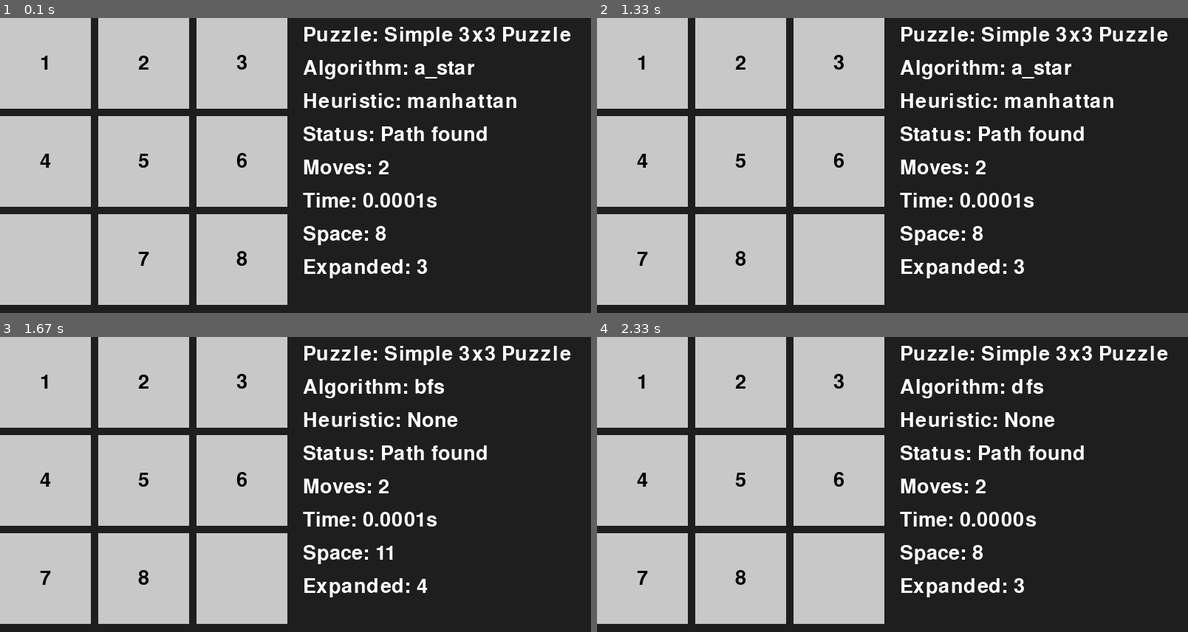
Above: before the commit, frames 1-4 (two rows, left to right).
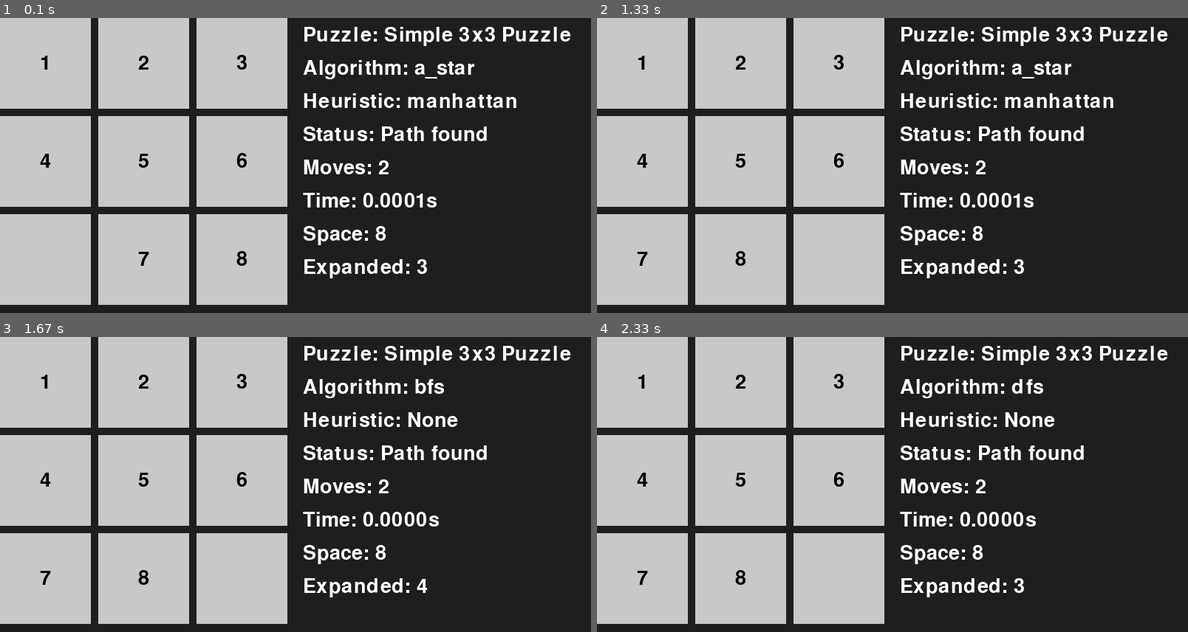
Above: after the commit, the same moments.

Repository: DangDecTen/ai-lab-slidingtilepuzzle
Game: pygame game, started from gui.py
Same seed, same stepped clock (60 frames per second), same inputs: the game is played once before the commit and once after it.
Inputs:
- Up to frame 1 (0.1 s): no input
- Up to frame 2 (1.33 s): hold Right 0.33-0.8 s; hold Right 0.83-1.3 s; tap Space at 0.9, 1.2 s
- Up to frame 3 (1.67 s): hold Left from 1.33 s (still down); tap Space at 1.4 s
- Up to frame 4 (2.33 s): tap Space at 1.7, 1.97, 2.27 s; release Left at 1.87 s; hold Left 1.9-2.3 s

Frames 1-2 are identical in both runs. In frame 3, 0.2% of the frame differs, in the area x 63-75%, y 59-76%; in frame 4, nothing differs.

Commit message:
Add report.py

Diff:
--- a/algorithms/bfs.py
+++ b/algorithms/bfs.py
@@ -9,35 +9,33 @@
     frontier = [Node(initial_state)]
     visited.add(tuple(initial_state))
 
-    max_frontier_size = 1
     nodes_expanded = 0
 
     while frontier:
         node = frontier.pop(0)
         nodes_expanded += 1
 
-        if node.state == goal_state:
-            return {
-                "status": "Path found",
-                "solution_path": node.extract_path(),
-                "solution_length": len(node.extract_path()),
-                "time_taken": round(time.perf_counter() - start_time, 6),
-                "space_used": max(max_frontier_size, len(visited)),
-                "nodes_expanded": nodes_expanded
-            }
-
         for action, new_state in get_neighbors(node.state, size):
             if tuple(new_state) not in visited:
                 visited.add(tuple(new_state))
+
+                if node.state == goal_state:
+                    return {
+                        "status": "Path found",
+                        "solution_path": node.extract_path(),
+                        "solution_length": len(node.extract_path()),
+                        "time_taken": round(time.perf_counter() - start_time, 6),
+                        "space_used": len(visited),
+                        "nodes_expanded": nodes_expanded
+                    }
+
                 frontier.append(Node(new_state, parent=node, action=action, depth=node.depth+1))
-
-        max_frontier_size = max(max_frontier_size, len(frontier) + len(visited))
 
     return {
         "status": "No path",
         "solution_path": [],
         "solution_length": 0,
         "time_taken": round(time.perf_counter() - start_time, 6),
-        "space_used": max_frontier_size,
+        "space_used": 0,
         "nodes_expanded": nodes_expanded
     }
--- a/data/output/simple_3x3_bfs.json
+++ b/data/output/simple_3x3_bfs.json
@@ -31,7 +31,7 @@
         "R"
     ],
     "solution_length": 2,
-    "time_taken": 5.8e-05,
-    "space_used": 11,
+    "time_taken": 4.1e-05,
+    "space_used": 8,
     "nodes_expanded": 4
 }
--- /dev/null
+++ b/data/report.csv
@@ -0,0 +1,5 @@
+puzzle_name      , size, algorithm, heuristic, status    , solution_length, time_taken, space_used, nodes_expanded
+Simple 3x3 Puzzle,    3, a_star   , manhattan, Path found,               2, 7.4e-05   ,          8,              3
+Simple 3x3 Puzzle,    3, bfs      ,          , Path found,               2, 5.8e-05   ,         11,              4
+Simple 3x3 Puzzle,    3, dfs      ,          , Path found,               2, 3.2e-05   ,          8,              3
+Unsolvable Puzzle,    3, bfs      ,          , Unsolvable,               0, 0         ,          0,              0
--- /dev/null
+++ b/report.py
@@ -0,0 +1,41 @@
+# report.py
+import os
+import json
+import csv
+
+OUTPUT_DIR = os.path.join("data", "output")
+REPORT_FILE = "data/report.csv"
+
+HEADERS = [
+    "puzzle_name", "size", "algorithm", "heuristic", "status",
+    "solution_length", "time_taken", "space_used", "nodes_expanded"
+]
+
+def load_outputs():
+    reports = []
+    for filename in os.listdir(OUTPUT_DIR):
+        if filename.endswith(".json"):
+            filepath = os.path.join(OUTPUT_DIR, filename)
+            with open(filepath, 'r') as f:
+                data = json.load(f)
+                report = {key: data.get(key, None) for key in HEADERS}
+                reports.append(report)
+    return reports
+
+def write_csv(reports):
+    os.makedirs(os.path.dirname(REPORT_FILE), exist_ok=True)
+    with open(REPORT_FILE, 'w', newline='') as csvfile:
+        writer = csv.DictWriter(csvfile, fieldnames=HEADERS)
+        writer.writeheader()
+        writer.writerows(reports)
+    print(f"Report written to {REPORT_FILE}")
+
+def main():
+    reports = load_outputs()
+    if not reports:
+        print("No output files found.")
+        return
+    write_csv(reports)
+
+if __name__ == '__main__':
+    main()
Not shown, added: final_report.md
